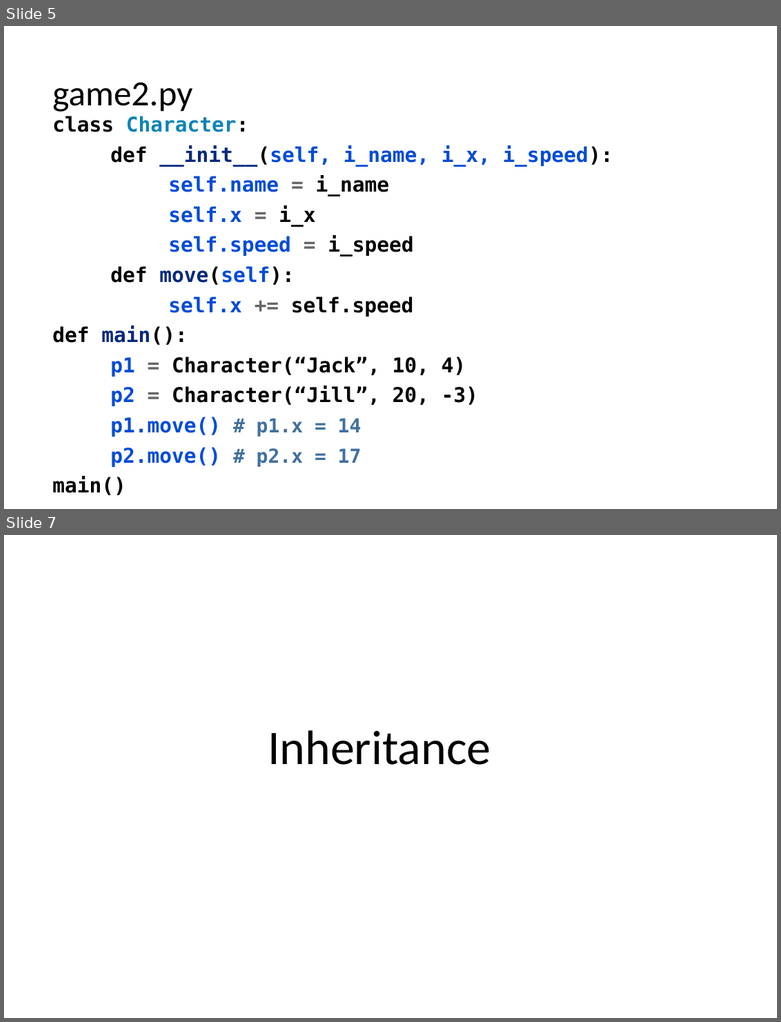
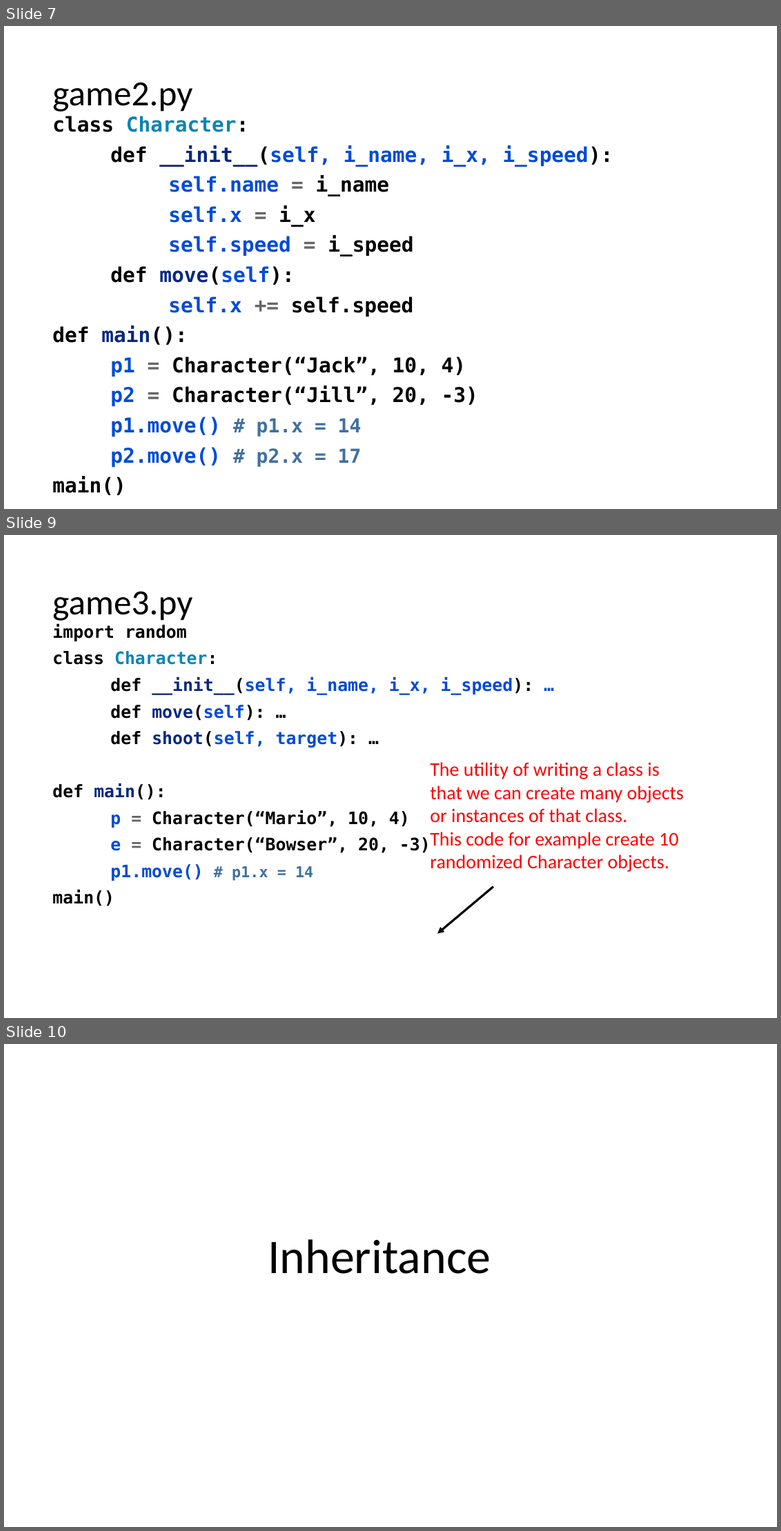
Before and after one commit to LongBaoNguyen/longbaonguyen.github.io, a slide deck: courses/apcsp/lect9.pptx. Shown one above the other, each under a label of ours: slides 5 and 7 before the commit, slides 7, 9 and 10 after it; the slides between them are not shown. The pictures are 781x1022 and 781x1531 pixels, drawn with LibreOffice and Linux fonts; fonts in the diff are those of the drawing. Boxes give left, top, right and bottom in pixels: in the first picture for what was removed or moved away, otherwise in the second. Text is boxed around its words. In the diff, an @@ line names an element or a change of style, - is before the commit and + after.

```diff
--- a/courses/apcsp/lect9.pptx
+++ b/courses/apcsp/lect9.pptx
@@ slide 9 added at [4, 535, 777, 1018], background #FFFFFF @@
@@ title added at [52, 591, 192, 621], 33 pt, text #000000 @@
+game3.py
@@ text added at [52, 623, 534, 906], 16 pt, text #000000, bold @@
+import random
+class Character:
+def __init__(self, i_name, i_x, i_speed): …
+def move(self): …
+def shoot(self, target): …
+def main():
+p = Character(“Mario”, 10, 4)
+e = Character(“Bowser”, 20, -3)
+p1.move() # p1.x = 14
+main()
@@ text added at [430, 762, 684, 872], 18 pt, text #FF0000 @@
+The utility of writing a class is
+that we can create many objects
+or instances of that class.
+This code for example create 10
+randomized Character objects.
@@ arrow added from (493, 887) to (437, 934), #000000 2 pt @@
@@ what was slide 5 is now slide 7 @@
@@ what was slide 7 is now slide 10 @@
```
Also in this commit, not shown: 2 slides changed, 2 other slides added, 3 other files.
